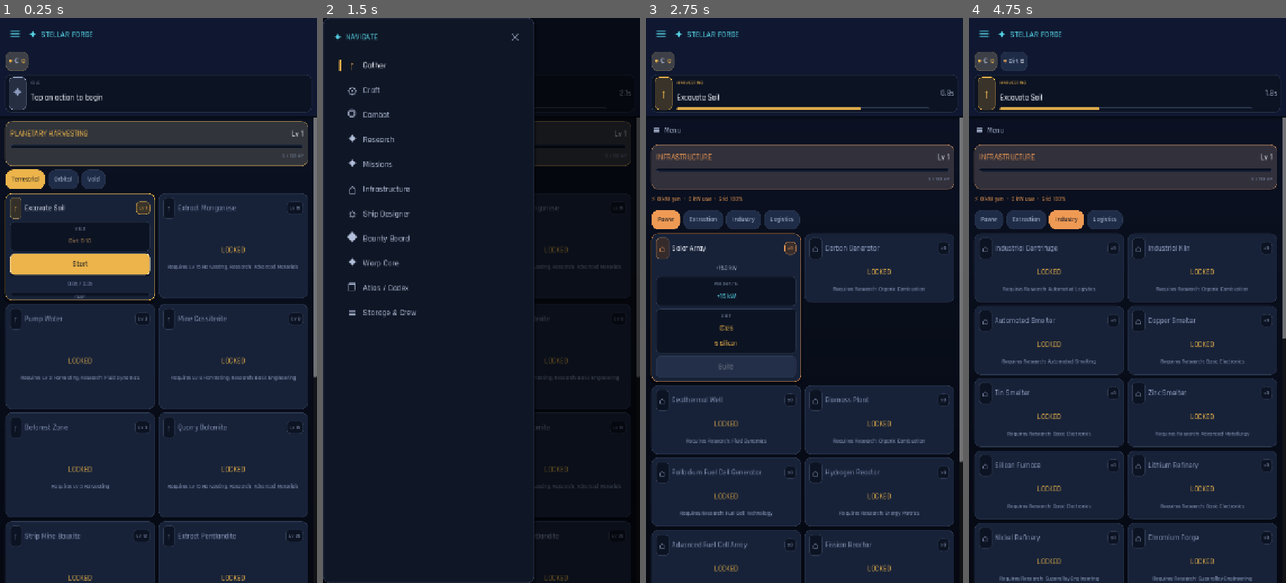
Above: before the commit, frames 1-4 (left to right).
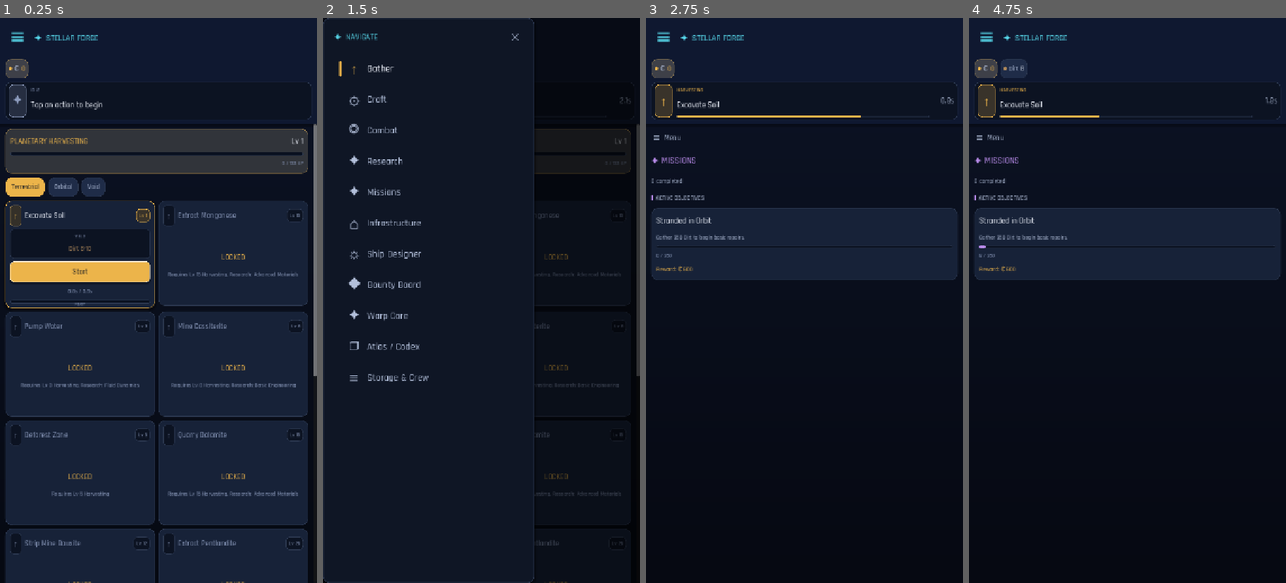
Above: after the commit, the same moments.

Repository: trakyalilter/TestMobileGame
Game: Godot game, scene res://scenes/main.tscn
Same seed, same stepped clock (60 frames per second), same inputs: the game is played once before the commit and once after it.
Inputs (mouse positions are in pixels of both pictures, inside the frame that each line leads up to):
- Up to frame 1 (0.25 s): no input
- Up to frame 2 (1.5 s): click "Start" at 0.5 s; click "☰" at 1.25 s
- Up to frame 3 (2.75 s): click "Terrestrial" at 2 s
- Up to frame 4 (4.75 s): click (988, 221) at 2.75 s, where only the run before the commit has a clickable "Power"; click (1026, 221) at 3.5 s, where only the run before the commit has a clickable "Extraction"; click (1067, 221) at 4.25 s, where only the run before the commit has a clickable "Industry"

The runs differ from the first frame. In frame 1, 17% of the frame differs, in the area x 0-100%, y 2-100%; in frame 2, 3.0%; in frame 3, 50%; in frame 4, 60%.

Commit message:
Bigger drawer/hamburger + much faster Atlas
- Drawer rows 52->66px with larger icon (18->22) and label (15->17); hamburger
  44x40@22 -> 56x50@28.
- Atlas was slow to open (~730ms building ~170 material cards). Add material
  category sub-tabs (Gathered/Crafted/Combat/Built/Other) so each view renders a
  small subset (default Gathered ~164ms), and make rows lightweight
  (PanelContainer + 3 single-line clipped labels) instead of full cards.

https://claude.ai/code/session_01GUAm67mj5mAEoyJTAWupry

Diff:
--- a/scripts/ui/main.gd
+++ b/scripts/ui/main.gd
@@ -77,7 +77,7 @@
 var combat_zone := 0
 var research_tab := "Operations"
 var atlas_mode := "materials"
-var atlas_search := ""
+var atlas_mat_cat := "gathered"
 var _atlas_index := {}
 var build_cat := "power"
 var ship_view := "loadout"
@@ -225,8 +225,8 @@
 	ham.text = "☰"
 	ham.flat = true
 	ham.focus_mode = Control.FOCUS_NONE
-	ham.custom_minimum_size = Vector2(44, 40)
-	ham.add_theme_font_size_override("font_size", _fs(22))
+	ham.custom_minimum_size = Vector2(56, 50)
+	ham.add_theme_font_size_override("font_size", _fs(28))
 	ham.add_theme_color_override("font_color", Color.html(CYAN))
 	ham.add_theme_color_override("font_color_hover", Color.html(CYAN))
 	ham.add_theme_color_override("font_color_pressed", Color.html(GOLD))
@@ -341,32 +341,32 @@
 	btn.flat = true
 	btn.focus_mode = Control.FOCUS_NONE
 	btn.size_flags_horizontal = Control.SIZE_EXPAND_FILL
-	btn.custom_minimum_size = Vector2(0, 52)
+	btn.custom_minimum_size = Vector2(0, 66)
 	var hb := HBoxContainer.new()
 	hb.set_anchors_and_offsets_preset(Control.PRESET_FULL_RECT)
-	hb.add_theme_constant_override("separation", 12)
+	hb.add_theme_constant_override("separation", 14)
 	hb.mouse_filter = Control.MOUSE_FILTER_IGNORE
 	hb.offset_left = 12
 	hb.offset_right = -12
 	btn.add_child(hb)
 	var bar := Panel.new()                       # left accent bar (active indicator)
-	bar.custom_minimum_size = Vector2(4, 26)
+	bar.custom_minimum_size = Vector2(5, 34)
 	bar.size_flags_vertical = Control.SIZE_SHRINK_CENTER
 	bar.mouse_filter = Control.MOUSE_FILTER_IGNORE
 	hb.add_child(bar)
 	var ic := Label.new()
 	ic.text = icon
-	ic.custom_minimum_size = Vector2(26, 0)
+	ic.custom_minimum_size = Vector2(30, 0)
 	ic.horizontal_alignment = HORIZONTAL_ALIGNMENT_CENTER
 	ic.size_flags_vertical = Control.SIZE_SHRINK_CENTER
-	ic.add_theme_font_size_override("font_size", _fs(18))
+	ic.add_theme_font_size_override("font_size", _fs(22))
 	ic.mouse_filter = Control.MOUSE_FILTER_IGNORE
 	hb.add_child(ic)
 	var lab := Label.new()
 	lab.text = label
 	lab.size_flags_horizontal = Control.SIZE_EXPAND_FILL
 	lab.size_flags_vertical = Control.SIZE_SHRINK_CENTER
-	lab.add_theme_font_size_override("font_size", _fs(15))
+	lab.add_theme_font_size_override("font_size", _fs(17))
 	lab.mouse_filter = Control.MOUSE_FILTER_IGNORE
 	hb.add_child(lab)
 	btn.pressed.connect(_show.bind(id))
@@ -1756,33 +1756,74 @@
 	if not idx[sym][key].has(label):
 		idx[sym][key].append(label)
 
+const ATLAS_CATS := [
+	{"id": "gathered", "label": "Gathered", "icon": "⛏"},
+	{"id": "crafted",  "label": "Crafted",  "icon": "⚙"},
+	{"id": "combat",   "label": "Combat",   "icon": "◎"},
+	{"id": "built",    "label": "Built",    "icon": "⌂"},
+	{"id": "other",    "label": "Other",    "icon": ""},
+]
+
 func _atlas_materials(v: VBoxContainer) -> void:
 	var idx := _atlas_get_index()
+	var cat_items := []
+	for c in ATLAS_CATS:
+		cat_items.append({"id": c.id, "label": c.label})
+	_subtabs(v, cat_items, atlas_mat_cat, CYAN, func(id: String) -> void:
+		atlas_mat_cat = id
+		_refresh_current())
+	var want_icon := ""
+	for c in ATLAS_CATS:
+		if c.id == atlas_mat_cat:
+			want_icon = c.icon
 	var n := 0
+	# Lightweight rows, filtered by source category so each view stays small/fast.
 	for sym in GameData.RESOURCES:
 		var info = idx.get(sym, null)
 		if info == null or (info["sources"].is_empty() and info["uses"].is_empty()):
 			continue
+		var match_cat := false
+		if atlas_mat_cat == "other":
+			match_cat = info["sources"].is_empty()
+		else:
+			for s in info["sources"]:
+				if (s as String).begins_with(want_icon):
+					match_cat = true
+					break
+		if not match_cat:
+			continue
 		n += 1
-		var c := _card(CYAN, true)
-		_card_head(c, "◆", GameData.res_name(sym), "₡%d" % GameData.value_of(sym), _hex(GameData.color_for(sym)), true)
+		var panel := PanelContainer.new()
+		panel.add_theme_stylebox_override("panel", _bordered(SURFACE, LINE, 1, 8))
+		panel.size_flags_horizontal = Control.SIZE_EXPAND_FILL
+		var col := VBoxContainer.new()
+		col.add_theme_constant_override("separation", 2)
+		panel.add_child(col)
+		var nm := Label.new()
+		nm.text = "%s   ₡%d" % [GameData.res_name(sym), GameData.value_of(sym)]
+		nm.add_theme_font_size_override("font_size", _fs(13))
+		nm.add_theme_color_override("font_color", GameData.color_for(sym))
+		col.add_child(nm)
 		if not info["sources"].is_empty():
-			_atlas_line(c, "From: ", info["sources"], GREEN)
+			_atlas_line(col, "From: ", info["sources"], GREEN)
 		if not info["uses"].is_empty():
-			_atlas_line(c, "Used in: ", info["uses"], C_DIM)
-		v.add_child(c.get_parent())
+			_atlas_line(col, "Used in: ", info["uses"], C_DIM)
+		v.add_child(panel)
 	if n == 0:
 		_empty(v, "No materials catalogued.")
 
 func _atlas_line(parent: Node, prefix: String, items: Array, color: String) -> void:
 	var shown := items
 	var more := 0
-	if items.size() > 8:
-		shown = items.slice(0, 8)
-		more = items.size() - 8
+	if items.size() > 5:
+		shown = items.slice(0, 5)
+		more = items.size() - 5
 	var l := Label.new()
 	l.text = prefix + ", ".join(shown) + ("  +%d more" % more if more > 0 else "")
-	l.autowrap_mode = TextServer.AUTOWRAP_WORD_SMART
+	# Single clipped line (no autowrap) — autowrap shaping on ~250 labels made the
+	# Atlas page slow to open.
+	l.clip_text = true
+	l.text_overrun_behavior = TextServer.OVERRUN_TRIM_ELLIPSIS
 	l.add_theme_font_size_override("font_size", _fs(10))
 	l.add_theme_color_override("font_color", Color.html(color))
 	parent.add_child(l)
